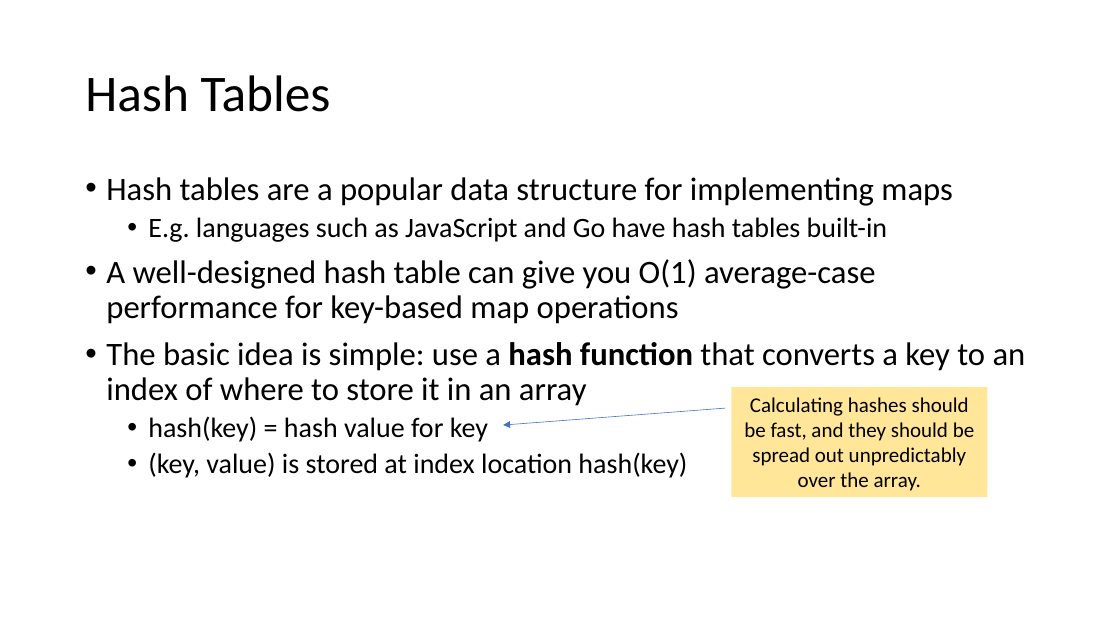
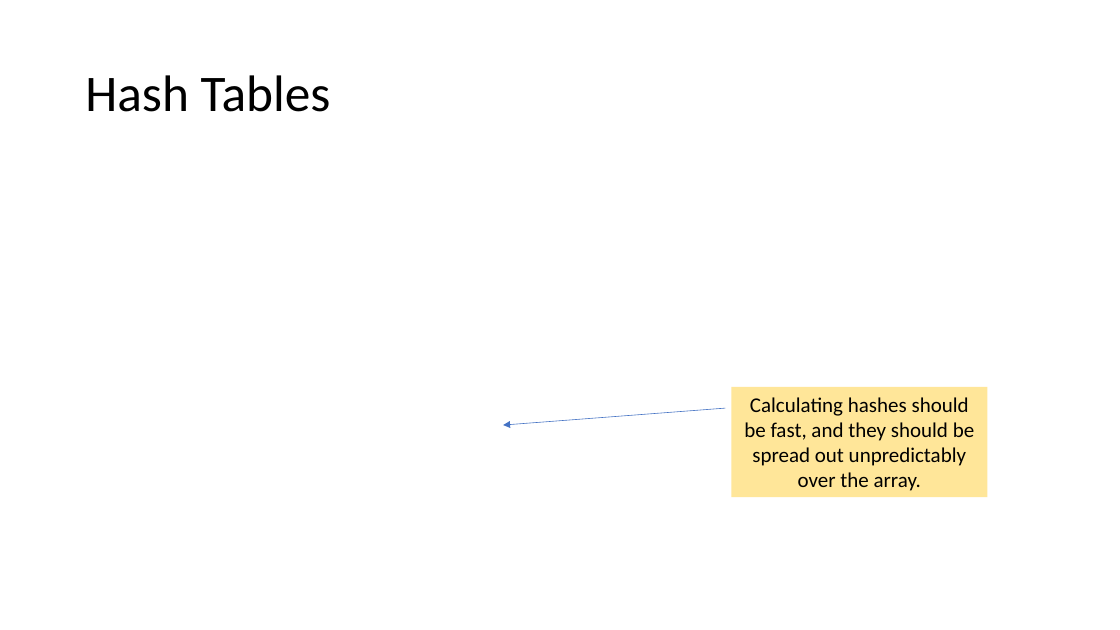
Before and after one commit to tjd1234/cmpt225fall2023, a slide deck: slide 32 of lecture_notes/week8/week8_maps_and_hashing.pptx. Drawn at 1120x630 pixels with LibreOffice and Linux fonts; fonts in the diff are those of the drawing; grey boxes stand for pictures. Boxes give left, top, right and bottom in pixels: in the first picture for what was removed or moved away, otherwise in the second. Text is boxed around its words. In the diff, an @@ line names an element or a change of style, - is before the commit and + after.

```diff
--- a/lecture_notes/week8/week8_maps_and_hashing.pptx
+++ b/lecture_notes/week8/week8_maps_and_hashing.pptx
@@ text removed at box(106, 177, 1026, 478) @@
-• Hash tables are a popular data structure for implementing maps
-  • E.g. languages such as JavaScript and Go have hash tables built-in
-• A well-designed hash table can give you O(1) average-case performance for key-based map operations
-• The basic idea is simple: use a hash function that converts a key to an index of where to store it in an array
-  • hash(key) = hash value for key
-  • (key, value) is stored at index location hash(key)
```
Also in this commit, not shown: 14 other slides changed, 16 other files.
